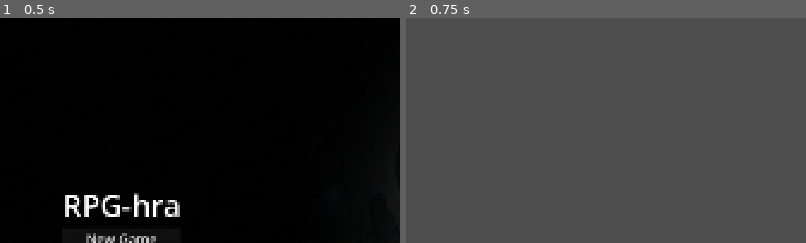
Above: before the commit, frames 1-2 (left to right).
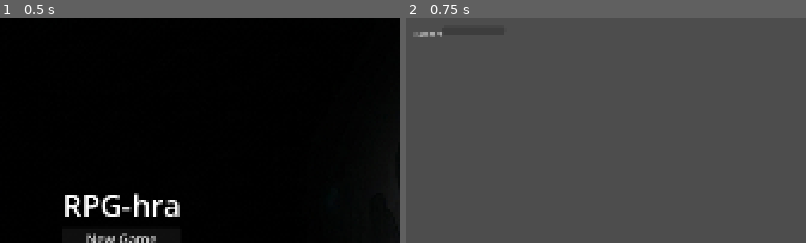
Above: after the commit, the same moments.

Repository: velochamarek/rpg_hackathon
Game: Godot game, scene res://MainMenu.tscn
Same seed, same stepped clock (60 frames per second), same inputs: the game is played once before the commit and once after it.
Inputs:
- Up to frame 1 (0.5 s): no input
- Up to frame 2 (0.75 s): click "New Game" at 0.5 s
The pictures show only the part of the screen within x 0-50%, y 0-50%; the shares and areas given below are measured in that part.

Frame 1 is identical in both runs. In frame 2, 0.1% of the frame differs, in the area x 1-9%, y 6-9%.

Commit message:
rozpracované HUD, GameState script

Diff:
--- a/MainMenu.tscn
+++ b/MainMenu.tscn
@@ -1,6 +1,6 @@
 [gd_scene format=3 uid="uid://5qcdo8y1rmta"]
 
-[ext_resource type="Script" uid="uid://du3gp3yxeal1o" path="res://main_menu.gd" id="1_eiy7p"]
+[ext_resource type="Script" uid="uid://du3gp3yxeal1o" path="res://scripts/main_menu.gd" id="1_eiy7p"]
 [ext_resource type="Texture2D" uid="uid://dbcyhjfdg6pcb" path="res://img/main_menu_pozadi_prototyp.jpg" id="1_i26rj"]
 
 [node name="MainMenu" type="Control" unique_id=680591601]
--- a/node_2d.tscn
+++ /dev/null
@@ -1,3 +0,0 @@
-[gd_scene format=3 uid="uid://b4wsrplmjsrlm"]
-
-[node name="Node2D" type="Node2D" unique_id=1706047236]
--- a/project.godot
+++ b/project.godot
@@ -15,6 +15,10 @@
 config/features=PackedStringArray("4.7", "Forward Plus")
 config/icon="res://icon.svg"
 
+[autoload]
+
+GameState="*uid://j4sdbwtiiio5"
+
 [display]
 
 window/size/viewport_width=1920
--- /dev/null
+++ b/scripts/game_state.gd
@@ -0,0 +1,92 @@
+extends Node
+## Globální stav hry. Zapojit jako Autoload s názvem "GameState".
+## Odkudkoli ve hře: GameState.change(komfort, reputace, glitch)
+## Příklad čarodějnice: GameState.change(0, -3, 2)
+
+signal stats_changed            # staty se změnily -> HUD se překreslí
+signal system_offer             # reputace dosáhla 10 -> nabídka systému
+signal true_glitch_unlocked     # glitch dosáhl 10 -> pravý glitch jde najít
+
+const MIN_STAT := 0
+const MAX_STAT := 10
+const ENDING_SCENE := "res://ending.tscn" # jeste se vytvori
+
+# Startovní hodnoty
+const START_COMFORT := 6
+const START_REPUTATION := 5
+const START_GLITCH := 0
+
+# Po kolika sekundách ubude 1 komfort (pro testování klidně dejte 2.0)
+const COMFORT_DECAY_SECONDS := 60.0
+
+var comfort := START_COMFORT
+var reputation := START_REPUTATION
+var glitch := START_GLITCH
+
+var game_over := false
+var ending := ""                # "death", "escape", "system"
+
+var _decay_timer := 0.0
+var _offer_sent := false
+var _glitch_sent := false
+
+
+func _process(delta: float) -> void:
+	if game_over:
+		return
+	_decay_timer += delta
+	if _decay_timer >= COMFORT_DECAY_SECONDS:
+		_decay_timer = 0.0
+		change(-1, 0, 0)
+
+
+## Hlavní funkce pro změnu statů. Kladná čísla přidávají, záporná ubírají.
+func change(d_comfort: int, d_reputation: int, d_glitch: int) -> void:
+	if game_over:
+		return
+	comfort = clampi(comfort + d_comfort, MIN_STAT, MAX_STAT)
+	reputation = clampi(reputation + d_reputation, MIN_STAT, MAX_STAT)
+	glitch = clampi(glitch + d_glitch, MIN_STAT, MAX_STAT)
+	stats_changed.emit()
+	_check_thresholds()
+
+
+func _check_thresholds() -> void:
+	if comfort <= MIN_STAT:
+		end_game("death")
+		return
+
+	if reputation >= MAX_STAT and not _offer_sent:
+		_offer_sent = true
+		system_offer.emit()
+	elif reputation < MAX_STAT:
+		_offer_sent = false   # když reputace klesne, nabídka může přijít znovu
+
+	if glitch >= MAX_STAT and not _glitch_sent:
+		_glitch_sent = true
+		true_glitch_unlocked.emit()
+
+
+## Zavolat, když hráč přijme nabídku systému ("system")
+## nebo použije pravý glitch ("escape").
+func end_game(ending_id: String) -> void:
+	if game_over:
+		return
+	game_over = true
+	ending = ending_id
+	print("KONEC HRY: ", ending_id)
+	if ResourceLoader.exists(ENDING_SCENE):
+		get_tree().call_deferred("change_scene_to_file", ENDING_SCENE)
+
+
+## Nová hra - vrátí všechno na začátek.
+func reset() -> void:
+	comfort = START_COMFORT
+	reputation = START_REPUTATION
+	glitch = START_GLITCH
+	game_over = false
+	ending = ""
+	_decay_timer = 0.0
+	_offer_sent = false
+	_glitch_sent = false
+	stats_changed.emit()
--- /dev/null
+++ b/scripts/hud.gd
@@ -0,0 +1,17 @@
+extends CanvasLayer
+## Ukazatele statů nahoře na obrazovce. Připojit na uzel HUD (CanvasLayer).
+
+@onready var comfort_bar: ProgressBar = $HBoxContainer/ComfortBar
+@onready var reputation_bar: ProgressBar = $HBoxContainer/ReputationBar
+@onready var glitch_bar: ProgressBar = $HBoxContainer/GlitchBar
+
+
+func _ready() -> void:
+	GameState.stats_changed.connect(_update)
+	_update()
+
+
+func _update() -> void:
+	comfort_bar.value = GameState.comfort
+	reputation_bar.value = GameState.reputation
+	glitch_bar.value = GameState.glitch
--- a/main_menu.gd
+++ b/scripts/main_menu.gd
@@ -1,7 +1,7 @@
 extends Control
 
 func _on_new_game_button_pressed() -> void:
-	get_tree().change_scene_to_file("res://node_2d.tscn")
+	get_tree().change_scene_to_file("res://world.tscn")
 
 func _on_quit_game_button_pressed() -> void:
 	get_tree().quit()
--- /dev/null
+++ b/world.tscn
@@ -0,0 +1,22 @@
+[gd_scene format=3 uid="uid://b4wsrplmjsrlm"]
+
+[node name="World" type="Node2D" unique_id=1706047236]
+
+[node name="HUD" type="CanvasLayer" parent="." unique_id=1104945752]
+
+[node name="HBoxContainer" type="HBoxContainer" parent="HUD" unique_id=1762354516]
+offset_left = 20.0
+offset_top = 20.0
+offset_right = 238.0
+offset_bottom = 60.0
+
+[node name="Label" type="Label" parent="HUD/HBoxContainer" unique_id=1856356119]
+layout_mode = 2
+text = "Comfort"
+
+[node name="ComfortBar" type="ProgressBar" parent="HUD/HBoxContainer" unique_id=529844202]
+custom_minimum_size = Vector2(150, 20)
+layout_mode = 2
+max_value = 10.0
+step = 1.0
+show_percentage = false
Not shown, added: scripts/game_state.gd.uid
Not shown, added: scripts/hud.gd.uid
Renamed: main_menu.gd.uid -> scripts/main_menu.gd.uid
